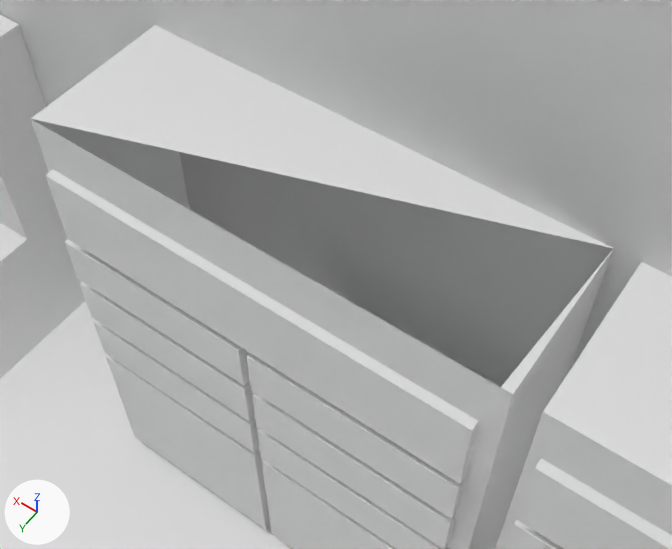
Renders of the glTF model app/app/static/models/your-model.glb from each side of a commit.
Rendered twice from a 50 mm lens placed at (-0.1501, -1.4244, 0.7124), pointed at (0.0212, -1.6643, 0.3354). Arrows for +X, +Y and +Z are at lower left; the lights stay in place. Where no turn or scale is listed for an object, it has been applied to the vertices. Vertices at the same position are counted once.

Names of what the first picture shows: 'base', 'huskey_1_2L', 'huskey_1_2R', 'huskey_1_3R', 'huskey_1_4L', 'huskey_1_4R', 'huskey_1_top', 'huskey_2_1', 'husky_1_1', 'husky_1_1R', 'husky_1_L1', 'husky_2_top'.
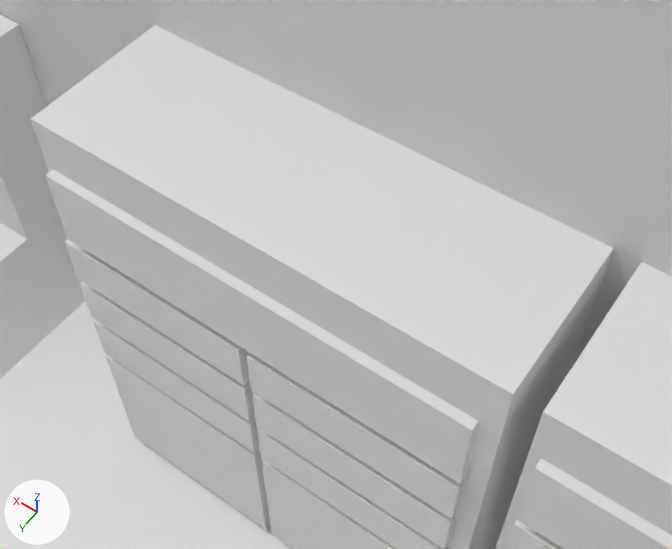
Where the change shows, as pixel boxes [x1, y1, x2, y2] in the pictures (672 x 549 px):
'huskey_1_top', reshaped
    before: [31, 25, 612, 394]
    after: [31, 25, 613, 394]
part 1 of me_mesh0_mesh_059, cut back
    before: [501, 252, 611, 394]
    after: [32, 119, 613, 394]

Edits to the bpy script that builds the scene:
```text
Change me_mesh0_mesh_059:
    where me_mesh0_mesh_059.from_pydata(...)  # 5 vertices, 3 faces; spans x -0.092..0.205, y -1.736..-1.636, z 0.365..0.366
    used by ob_huskey_1_top; location = (0.0, 0.0, 0.0)
    verts and faces of me_mesh0_mesh_059; kept vertices keep their numbers, new ones are numbered from 5
    before: 0 (-0.092, -1.736, 0.366) at pixel (613, 248), 2 (0.205, -1.636, 0.365) at pixel (30, 118), 3 (-0.092, -1.636, 0.365) at pixel (513, 394), 4 (-0.086, -1.636, 0.365) at pixel (500, 387)
    me_mesh0_mesh_059 part 1
    add delete_vertices([4])  # with the faces that use them
    add faces += [(0, 2, 3)]
```
